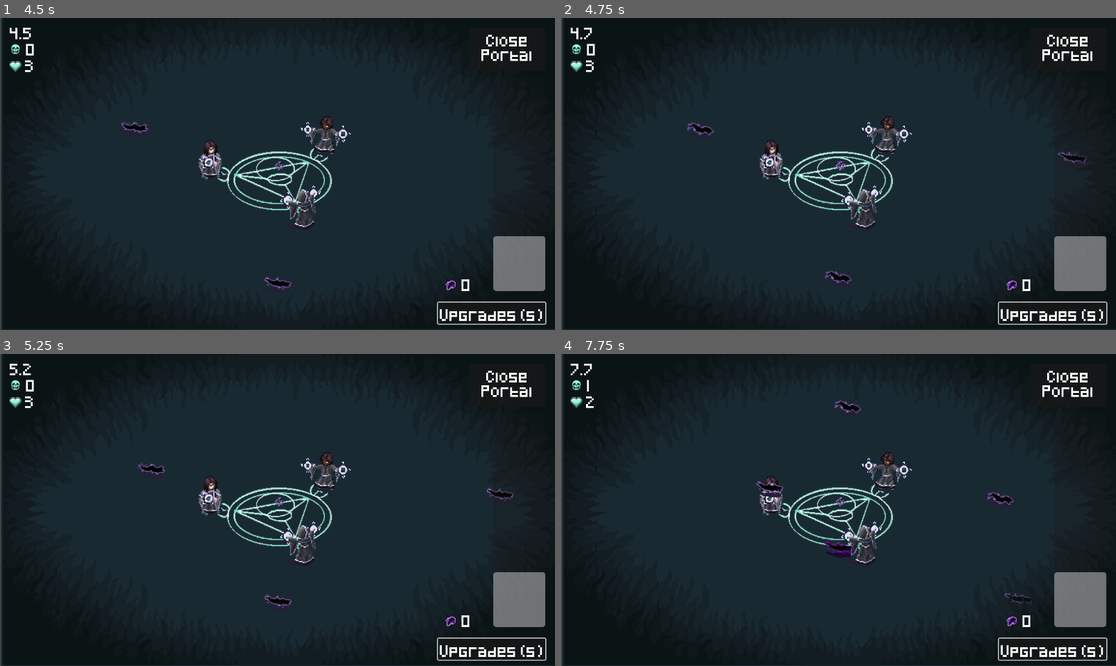
Above: before the commit, frames 1-4 (two rows, left to right).
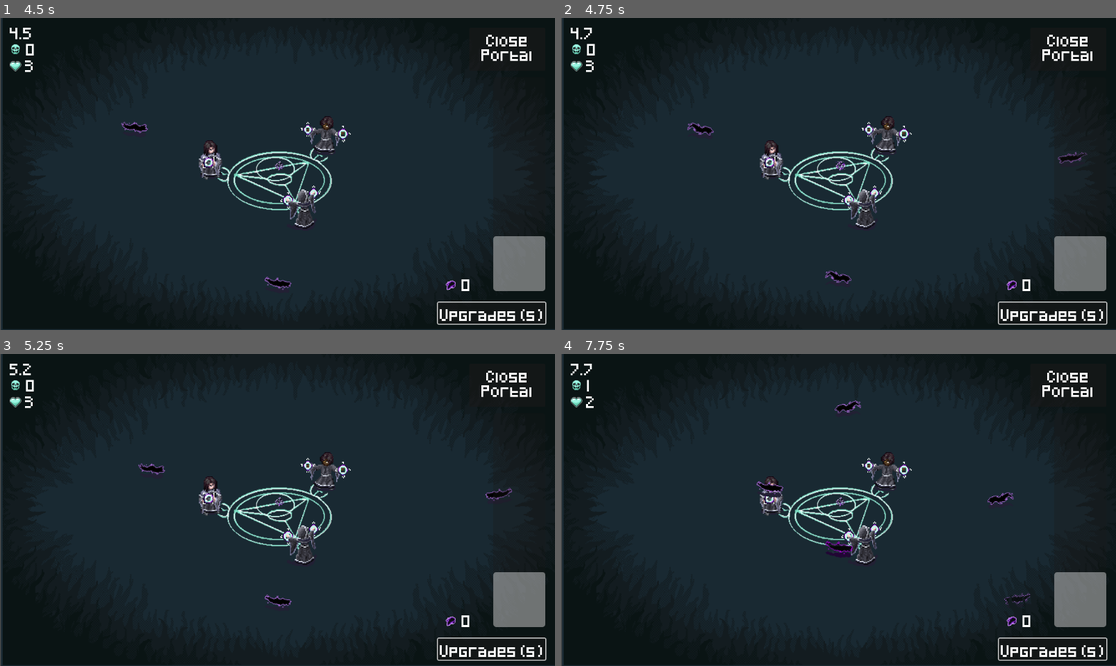
Above: after the commit, the same moments.

Repository: alifeee/loop
Game: Godot game, scene res://scenes/main.tscn
Same seed, same stepped clock (60 frames per second), same inputs: the game is played once before the commit and once after it. The engine's default icon, where the game draws it, is replaced by a stand-in: a white triangle on a blue panel in a dark square.
Inputs (mouse positions are in pixels of both pictures, inside the frame that each line leads up to):
- Up to frame 1 (4.5 s): click "Upgrades (s)" at 0.5 s; click "Upgrades (s)" at 1.25 s; click "Upgrades (s)" at 2 s; move the mouse to (399, 158) at 2.77 s; press the mouse at (399, 158) at 2.78 s; move the mouse to (166, 189) at 3.52 s; release the mouse at (166, 189) at 3.53 s; click (166, 189) at 3.6 s; move the mouse to (333, 105) at 4.27 s; press the mouse at (333, 105) at 4.28 s
- Up to frame 2 (4.75 s): no input
- Up to frame 3 (5.25 s): move the mouse to (249, 572) at 5.02 s; release the mouse at (249, 572) at 5.03 s; click (249, 572) at 5.1 s
- Up to frame 4 (7.75 s): move the mouse to (1005, 556) at 5.77 s; press the mouse at (1005, 556) at 5.78 s; move the mouse to (672, 463) at 6.52 s; release the mouse at (672, 463) at 6.53 s; click (672, 463) at 6.6 s; move the mouse to (866, 510) at 7.27 s; press the mouse at (866, 510) at 7.28 s

Frame 1 is identical in both runs. In frame 2, less than 0.1% of the frame differs, in the area x 89-95%, y 42-47%; in frame 3, less than 0.1%; in frame 4, 0.3%, in the area x 49-85%, y 14-81%.

Commit message:
feat: flip demons

Diff:
--- a/scripts/demon.gd
+++ b/scripts/demon.gd
@@ -31,6 +31,10 @@
 	var distance = delta * walk_speed
 	var direction_unit_vec = (walk_towards - position).normalized()
 	position = position + direction_unit_vec * distance
+	if position.x > 0:
+		$AnimatedSprite2D.scale.x = -1  # Facing right
+	elif position.x < 0:
+		$AnimatedSprite2D.scale.x = 1 # Facing left
 
 func hit(damage: float):
 	#print("got hit")
